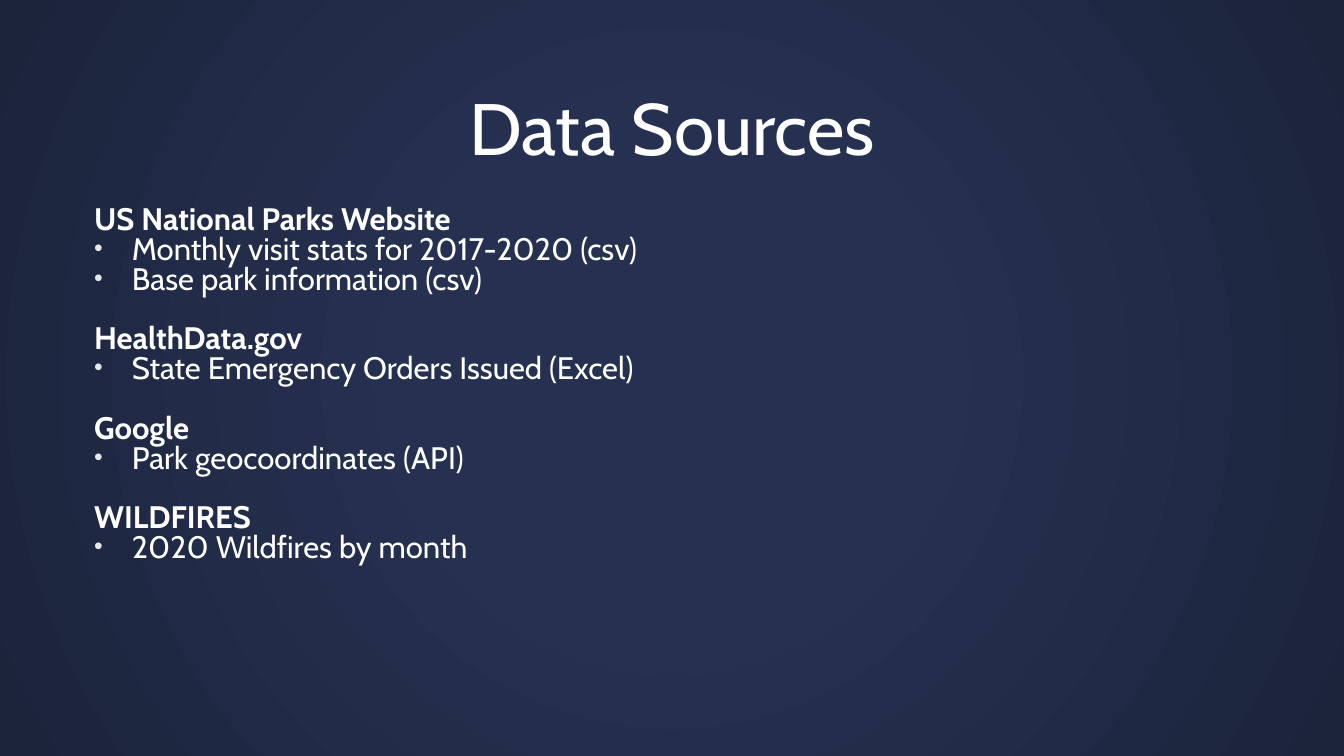
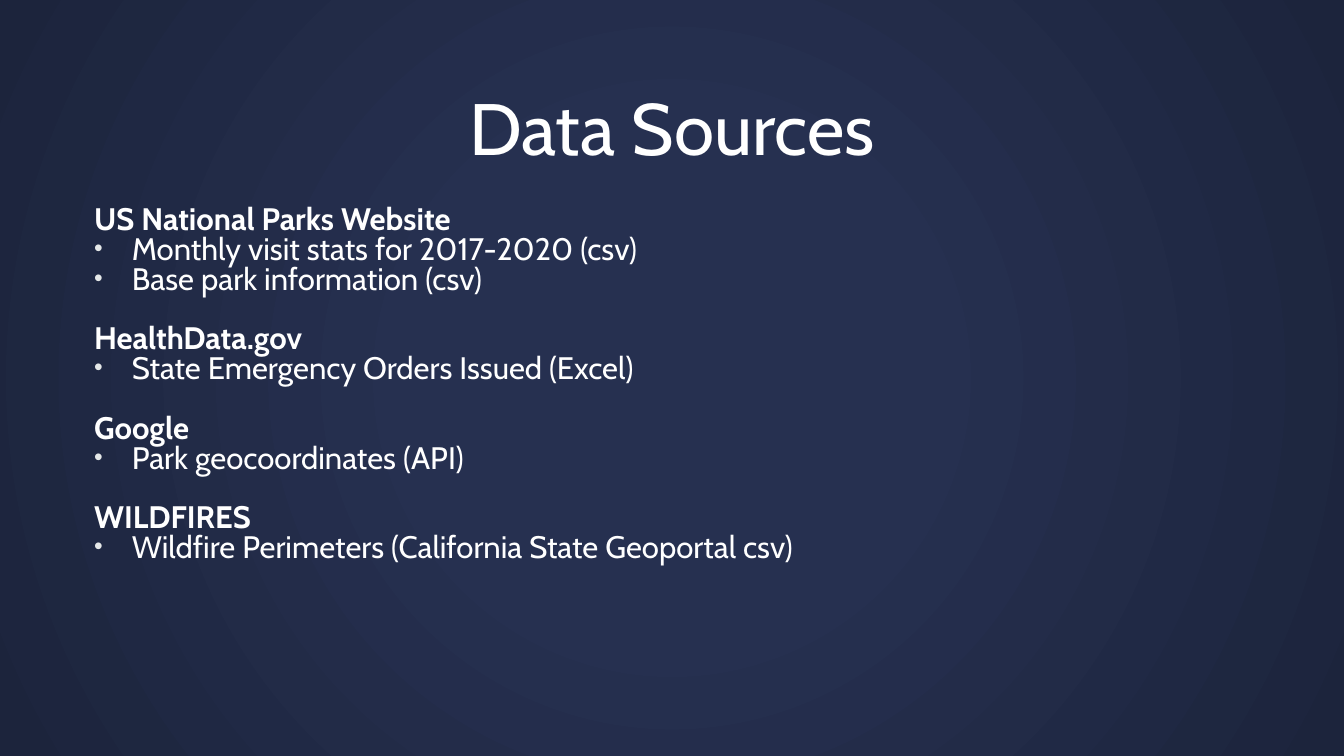
Before and after one commit to missymeyer/ProjectOne, a slide deck: slide 4 of Presentation_ProjectOne.pptx. Drawn at 1344x756 pixels with LibreOffice and Linux fonts; fonts in the diff are those of the drawing. Boxes give left, top, right and bottom in pixels: in the first picture for what was removed or moved away, otherwise in the second. Text is boxed around its words. In the diff, an @@ line names an element or a change of style, - is before the commit and + after.

Commit message:
added wildfire source

```diff
--- a/Presentation_ProjectOne.pptx
+++ b/Presentation_ProjectOne.pptx
@@ text at (x1=132, y1=534, x2=793, y2=566): text changed @@
-• 2020 Wildfires by month
+• Wildfire Perimeters (California State Geoportal csv)
```
Also in this commit, not shown: 2 other files.
